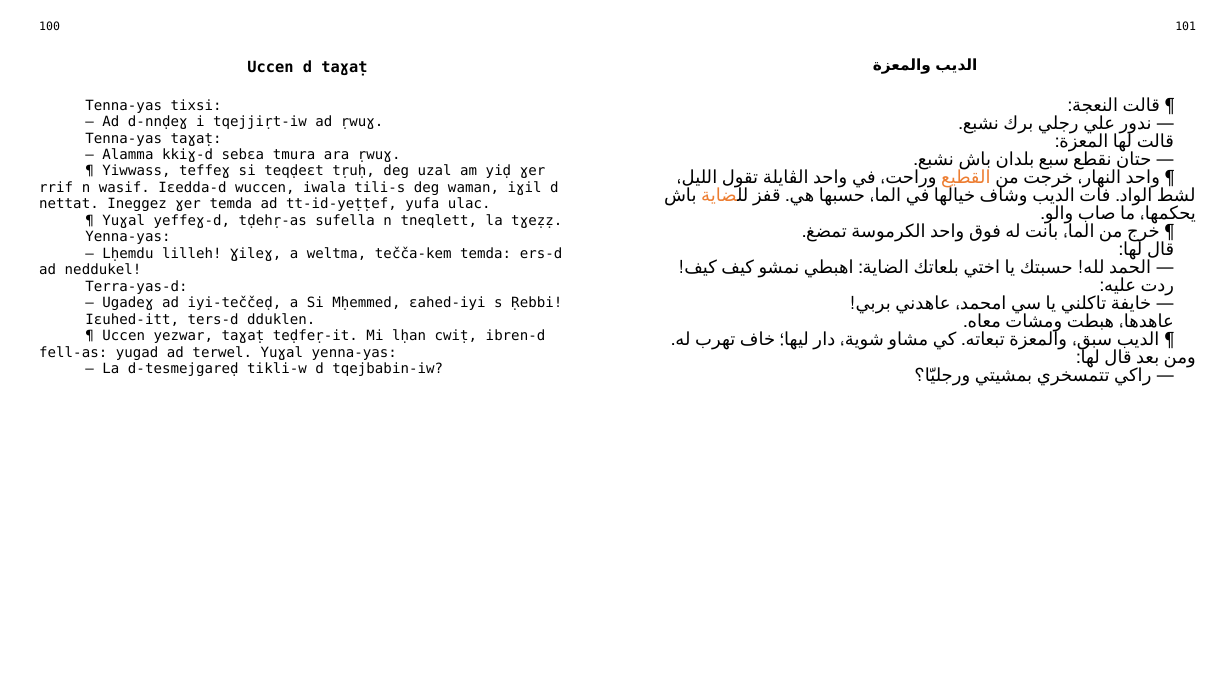
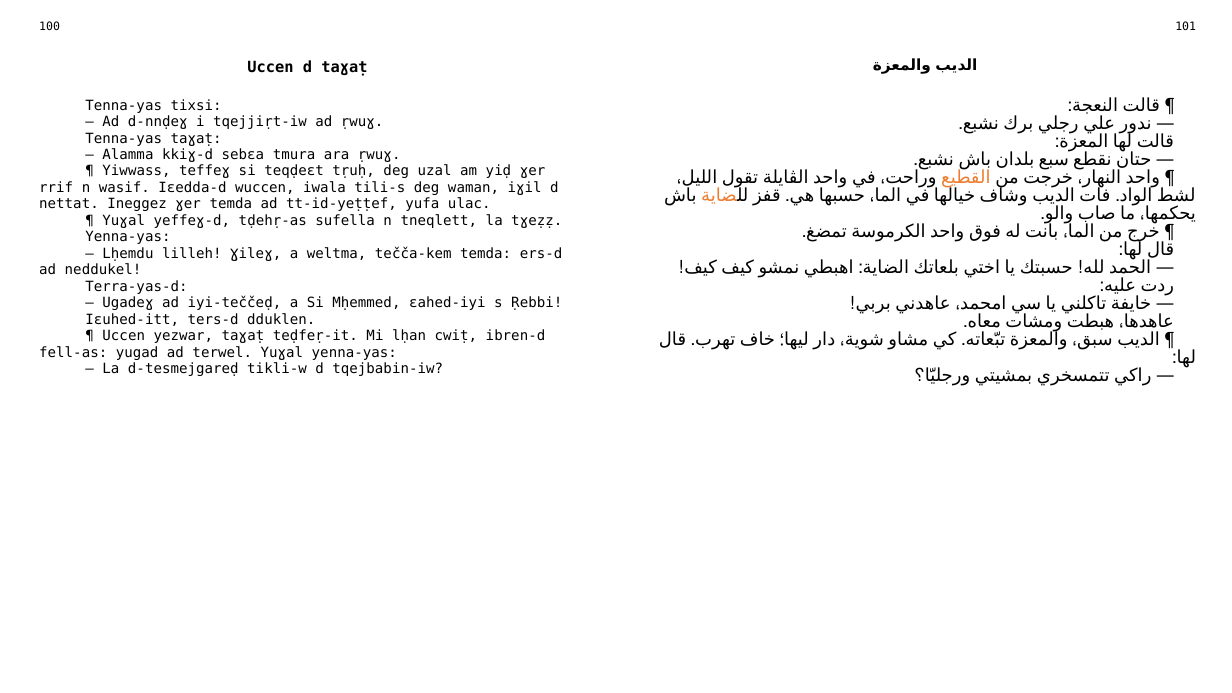
Before and after one commit to sferhah/tamacahut_n_wuccen, a slide deck: slide 48 of Uccen.ConsoleApp/Resources/pptx/uccen.arq.pptx. Drawn at 1232x693 pixels with LibreOffice and Linux fonts; fonts in the diff are those of the drawing. Boxes give left, top, right and bottom in pixels: in the first picture for what was removed or moved away, otherwise in the second. Text is boxed around its words. In the diff, an @@ line names an element or a change of style, - is before the commit and + after.

```diff
--- a/Uccen.ConsoleApp/Resources/pptx/uccen.arq.pptx
+++ b/Uccen.ConsoleApp/Resources/pptx/uccen.arq.pptx
@@ table at [30, 15, 1205, 668] @@
-row 3, column 3: ¶ قالت النعجة: / — ندور علي رجلي برك نشبع. / قالت لها المعزة: / — حتان نقطع سبع بلدان باش نشبع. / ¶ واحد النهار، خرجت من القطيع وراحت، في واحد الڨايلة تقول الليل، لشط الواد. فات الديب وشاف خيالها في الما، حسبها هي. قفز للضاية باش يحكمها، ما صاب والو. / ¶ خرج من الما، بانت له فوق واحد الكرموسة تمضغ. / قال لها: / — الحمد لله! حسبتك يا اختي بلعاتك الضاية: اهبطي نمشو كيف كيف! / ردت عليه: / — خايفة تاكلني يا سي امحمد، عاهدني بربي! / عاهدها، هبطت ومشات معاه. / ¶ الديب سبق، والمعزة تبعاته. كي مشاو شوية، دار ليها؛ خاف تهرب له. ومن بعد قال لها: / — راكي تتمسخري بمشيتي ورجليّا؟
+row 3, column 3: ¶ قالت النعجة: / — ندور علي رجلي برك نشبع. / قالت لها المعزة: / — حتان نقطع سبع بلدان باش نشبع. / ¶ واحد النهار، خرجت من القطيع وراحت، في واحد الڨايلة تقول الليل، لشط الواد. فات الديب وشاف خيالها في الما، حسبها هي. قفز للضاية باش يحكمها، ما صاب والو. / ¶ خرج من الما، بانت له فوق واحد الكرموسة تمضغ. / قال لها: / — الحمد لله! حسبتك يا اختي بلعاتك الضاية: اهبطي نمشو كيف كيف! / ردت عليه: / — خايفة تاكلني يا سي امحمد، عاهدني بربي! / عاهدها، هبطت ومشات معاه. / ¶ الديب سبق، والمعزة تبّعاته. كي مشاو شوية، دار ليها؛ خاف تهرب. قال لها: / — راكي تتمسخري بمشيتي ورجليّا؟
```
Also in this commit, not shown: 1 other slide changed, 1 other file.
